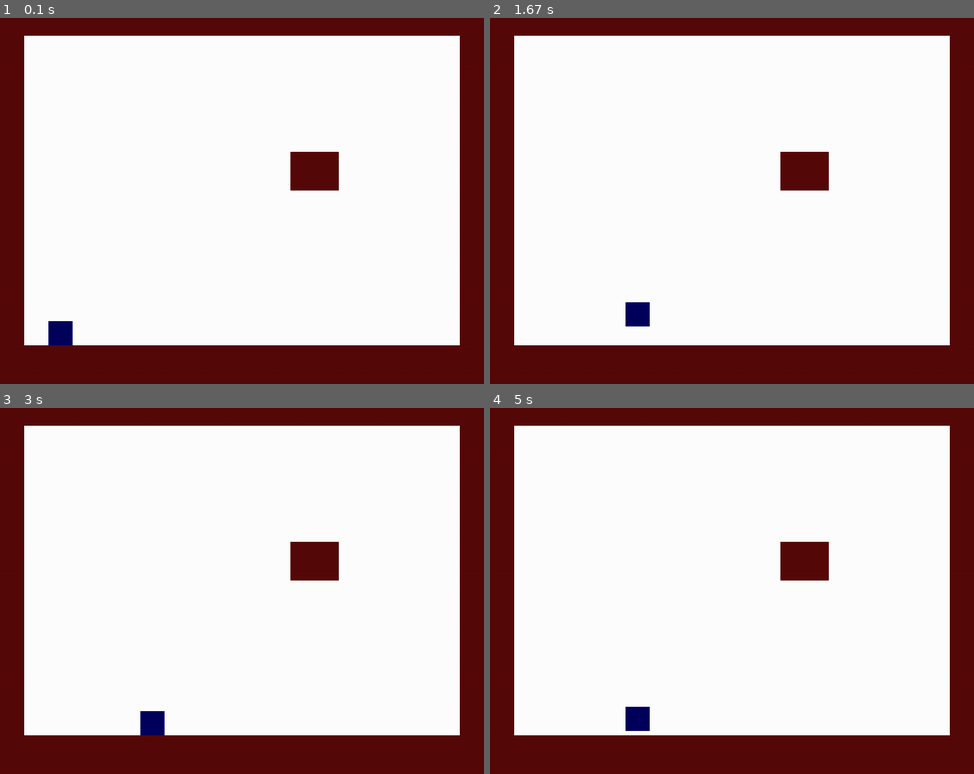
Above: before the commit, frames 1-4 (two rows, left to right).
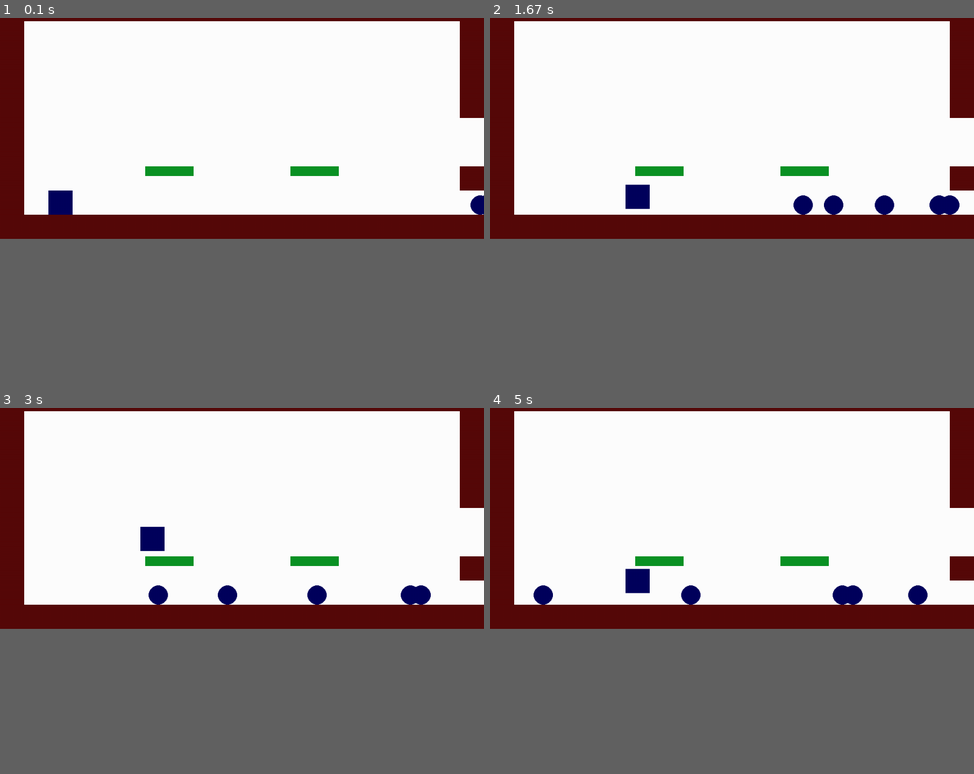
Above: after the commit, the same moments.

Repository: bobg207/pygame_platformer
Game: pygame game, started from main.py
Two runs of this game, one before a commit and one after it. Both use one fixed random seed, a clock stepped at 60 frames per second and the inputs below.
Inputs:
- Up to frame 1 (0.1 s): no input
- Up to frame 2 (1.67 s): hold Right 0.33-0.8 s; hold Right 0.83-1.3 s; tap Space at 0.9, 1.2, 1.4 s; hold Left from 1.33 s (still down)
- Up to frame 3 (3 s): tap Space at 1.7, 1.97, 2.27, 2.4, 2.7 s; release Left at 1.87 s; hold Left 1.9-2.3 s; hold Right 2.33-2.97 s
- Up to frame 4 (5 s): hold Left 3-3.47 s; tap Space at 3.07, 3.37, 3.57, 3.87, 4.07, 4.37, 4.57, 4.87 s; hold Right 3.5-3.97 s; hold Right 4-4.47 s; hold Left from 4.5 s (still down)
In our replay, the window is 900x720 before the commit and 900x450 after it. These sizes can differ from the game's own. Grey fills any space a smaller window leaves; there, only what the larger window draws over its background counts as a difference.

The runs differ from the first frame. In frame 1, 26% of the frame differs, in the area x 0-100%, y 0-100%; in frame 2, 27%; in frame 3, 27%; in frame 4, 27%.

Commit message:
jumping, added a value to self.y_velo

Diff:
--- a/main.py
+++ b/main.py
@@ -1,6 +1,7 @@
 import pygame
 from settings import *
 import os
+import random
 
 win_x = 50
 win_y = 50
@@ -21,7 +22,7 @@
         self.jumping = False
         self.falling = False
         self.y_counter = 0
-        self.jump_height = int(self.height * .6)
+        self.jump_height = self.height
 
     def draw_player(self):
         pygame.draw.rect(self.display, self.color,
@@ -63,6 +64,25 @@
             else:
                 self.y += self.y_velo
 
+    def on_platform(self, other):
+        # for head bump
+        if self.y <= other.y + other.height and \
+                (other.x <= self.x + self.width <= other.x + other.width or \
+                 other.x <= self.x <= other.x + other.width):
+            self.jumping = False
+            self.falling = True
+        # front or back
+        if self.x + self.width >= other.x and \
+                (self.y <= other.y + other.height and
+                 self.y + self.height >= other.y):
+            self.x_velo = 0
+
+
+    def is_collided(self, other):
+        if (self.x <= other.x <= self.x + self.width or other.x <= self.x <= other.x + other.width) and \
+                (self.y + self.height >= other.y >= self.y):
+            return True
+
     def control_player(self):
         self.player_keys()
         self.move_player()
@@ -77,9 +97,20 @@
         self.y = y
         self.width = width
         self.height = height
-
-
-class Walls():
+        self.x_velo = random.randint(1, 4)
+
+    def make_ball(self):
+        pygame.draw.circle(self.display, self.color,
+                           (self.x, self.y), self.width)
+
+    def update(self):
+        self.x -= self.x_velo
+
+        if self.x < -1 * self.width:
+            self.x = random.randint(DISPLAY_WIDTH, DISPLAY_WIDTH + 50)
+
+
+class Walls:
     def __init__(self, display, color, x, y, width, height):
         self.display = display
         self.color = color
@@ -89,6 +120,20 @@
         self.height = height
 
     def make_walls(self):
+        pygame.draw.rect(self.display, self.color,
+                         (self.x, self.y, self.width, self.height))
+
+
+class Platform:
+    def __init__(self, display, color, x, y, width, height):
+        self.display = display
+        self.color = color
+        self.x = x
+        self.y = y
+        self.width = width
+        self.height = height
+
+    def make_platform(self):
         pygame.draw.rect(self.display, self.color,
                          (self.x, self.y, self.width, self.height))
 
@@ -104,7 +149,16 @@
                 DISPLAY_HEIGHT - WALL_BRICK_HEIGHT - PLAYER_HEIGHT,
                 PLAYER_WIDTH, PLAYER_HEIGHT)
 
+enemies = []
+for i in range(5):
+    ball_height = 20
+    rand_x = random.randint(DISPLAY_WIDTH, DISPLAY_WIDTH + 50)
+    y_loc = DISPLAY_HEIGHT - WALL_BRICK_HEIGHT - ball_height
+    ball = Ball(screen, BLUE, rand_x, y_loc, ball_height, ball_height)
+    enemies.append(ball)
+
 wall_blocks = []
+platforms = []
 for row in range(len(LAYOUT)):
     y_loc = row * WALL_BRICK_HEIGHT
     for col in range(len(LAYOUT[0])):
@@ -112,6 +166,9 @@
         if LAYOUT[row][col] == '1':
             brick = Walls(screen, RED, x_loc, y_loc, WALL_BRICK_WIDTH, WALL_BRICK_HEIGHT)
             wall_blocks.append(brick)
+        elif LAYOUT[row][col] == '2':
+            platf = Platform(screen, GREEN, x_loc, y_loc, WALL_BRICK_WIDTH, 20)
+            platforms.append(platf)
 
 running = True
 
@@ -125,6 +182,18 @@
 
     for block in wall_blocks:
         block.make_walls()
+
+    for enemy in enemies:
+        enemy.make_ball()
+        enemy.update()
+
+        # if player.is_collided(enemy):
+        #     running = False
+
+    for platform in platforms:
+        platform.make_platform()
+        player.on_platform(platform)
+
     player.control_player()
 
     pygame.display.flip()
--- a/settings.py
+++ b/settings.py
@@ -7,24 +7,25 @@
 
 # width by height
 FPS = 60
-DISPLAY_WIDTH = 1000
-DISPLAY_HEIGHT = 800
+
+# Game Layout
+LAYOUT = ['11111111111111111111',
+          '10000000000000000001',
+          '10000000000000000001',
+          '10000000000000000001',
+          '10000000000000000001',
+          '10000000000000000000',
+          '10000000000000000000',
+          '10000022000022000001',
+          '10000000000000000000',
+          '11111111111111111111', ]
+
+WALL_BRICK_WIDTH = 50
+WALL_BRICK_HEIGHT = 50
+
+DISPLAY_WIDTH = len(LAYOUT[0]) * WALL_BRICK_WIDTH
+DISPLAY_HEIGHT = len(LAYOUT) * WALL_BRICK_HEIGHT
 
 # Player
 PLAYER_WIDTH = 50
 PLAYER_HEIGHT = 50
-
-# Game Layout
-LAYOUT =   ['11111111111111111111',
-            '10000000000000000001',
-            '10000000000000000001',
-            '10000000000000000001',
-            '10000000000011000001',
-            '10000000000000000001',
-            '10000000000000000001',
-            '10000000000000000001',
-            '10000000000000000001',
-            '11111111111111111111',]
-
-WALL_BRICK_WIDTH = DISPLAY_WIDTH//len(LAYOUT[0])
-WALL_BRICK_HEIGHT = DISPLAY_HEIGHT//len(LAYOUT)
